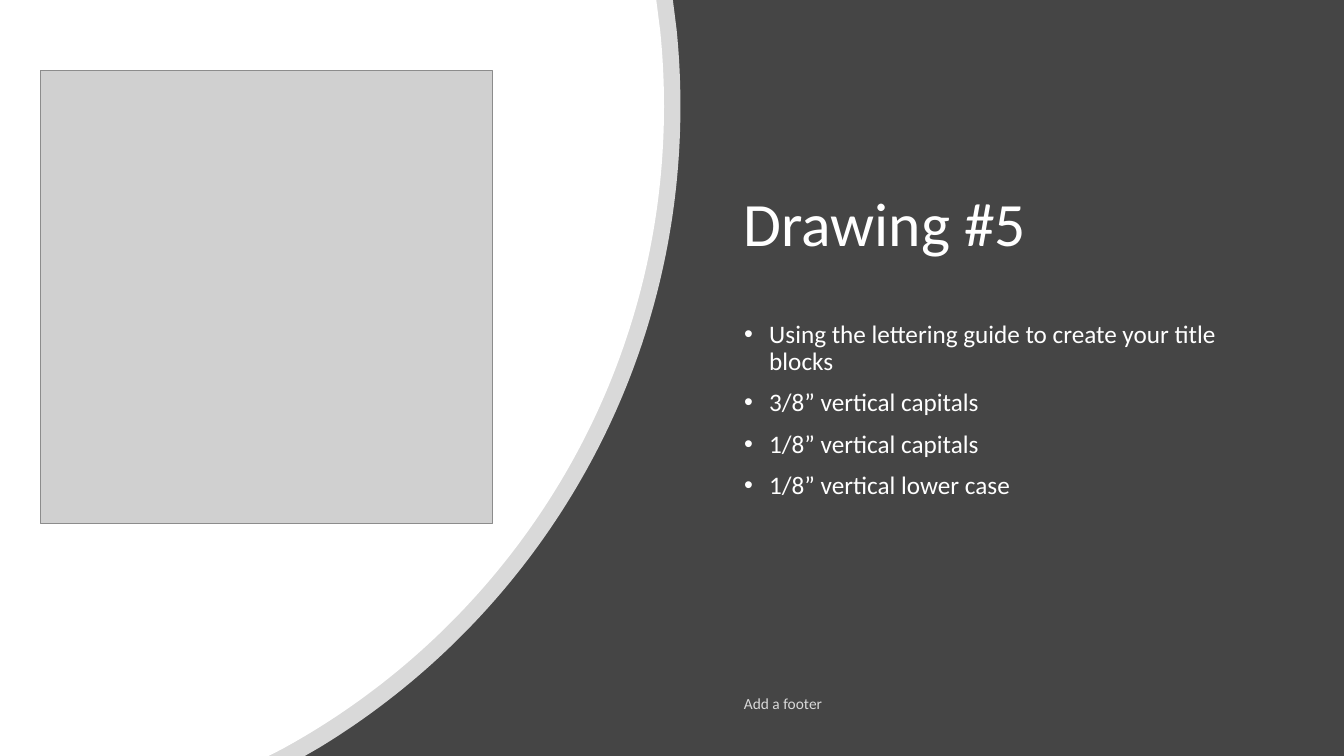
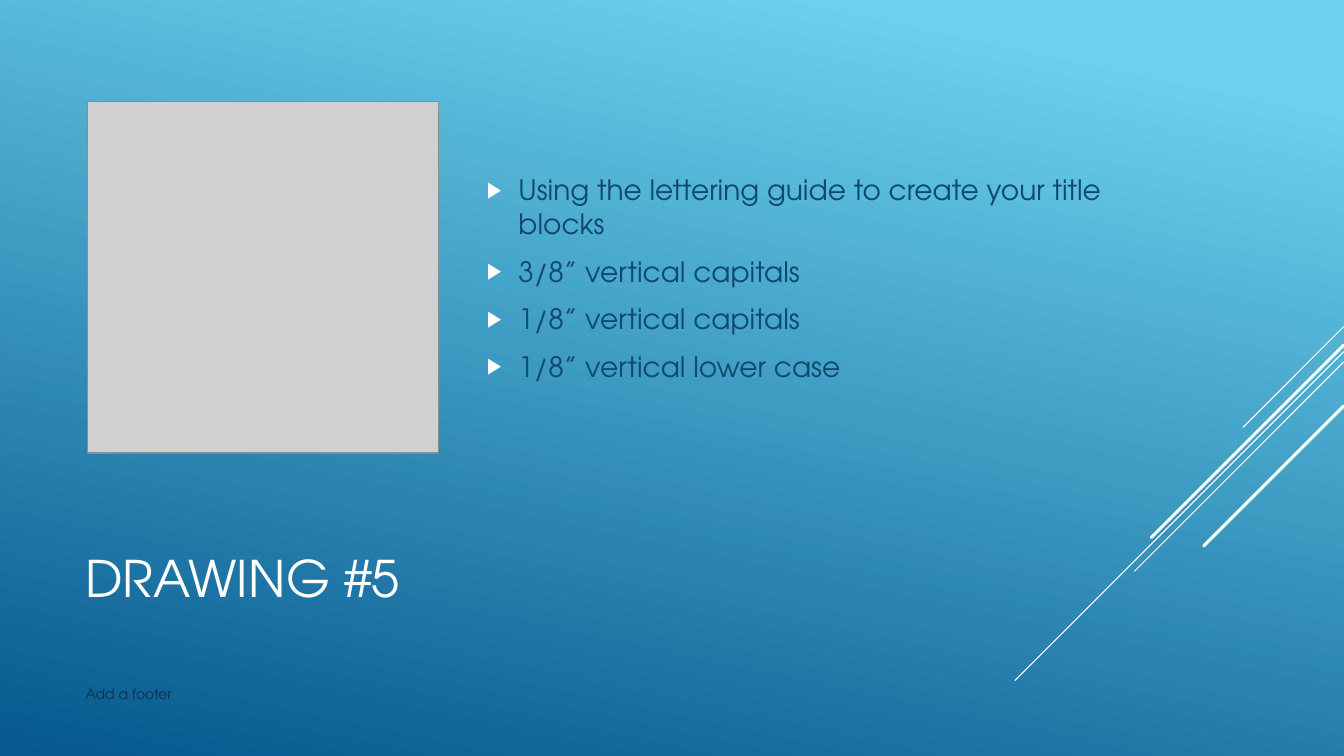
Before and after one commit to nickvertucci/Technology-Education-Curriculum, a slide deck: slide 8 of High School/Design and Drawing for Production/Unit 3 - Introduction to Lettering/Section 1 - What is Lettering/Assets/Unit 3 - Section 1 - What is Lettering.pptx. Drawn at 1344x756 pixels with LibreOffice and Linux fonts; fonts in the diff are those of the drawing; grey boxes stand for pictures. Boxes give left, top, right and bottom in pixels: in the first picture for what was removed or moved away, otherwise in the second. Text is boxed around its words. In the diff, an @@ line names an element or a change of style, - is before the commit and + after.

```diff
--- a/High School/Design and Drawing for Production/Unit 3 - Introduction to Lettering/Section 1 - What is Lettering/Assets/Unit 3 - Section 1 - What is Lettering.pptx
+++ b/High School/Design and Drawing for Production/Unit 3 - Introduction to Lettering/Section 1 - What is Lettering/Assets/Unit 3 - Section 1 - What is Lettering.pptx
@@ background #454545 to gradient #6ED2EB to #06588E @@
@@ freeform shape removed at box(0, 0, 681, 756) @@
@@ freeform shape removed at box(0, 0, 664, 756) @@
@@ text "Using the lettering guide to ...": place and size @@
-text "Using the lettering guide to ..." at box(769, 325, 1216, 495)
+text "Using the lettering guide to ..." at box(518, 179, 1101, 381)
@@ text "Using the lettering guide to ..." at box(518, 179, 1101, 381): size 18 to 20 pt, font Calibri to TeX Gyre Adventor, text colour #FFFFFF to #0F496F; bullet • to ▶; line spacing 0.9 to 1; vertical alignment top to middle @@
@@ picture: place and size @@
-picture at box(40, 71, 493, 523)
+picture at box(88, 102, 439, 453)
@@ group added at box(1015, 327, 1344, 681): 5 lines @@
@@ title at box(86, 559, 400, 598): text changed; size 44 to 36 pt; font Calibri to TeX Gyre Adventor @@
-Drawing #5
+DRAWING #5
@@ text "Add a footer": place and size @@
-text "Add a footer" at box(744, 698, 822, 709)
+text "Add a footer" at box(86, 689, 172, 699)
@@ text "Add a footer" at box(86, 689, 172, 699): size 11 to 10 pt, font Calibri to TeX Gyre Adventor, text colour #FFFFFF at 80% opacity to #0A304A; vertical alignment middle to top @@
```
Also in this commit, not shown: 22 other slides changed, 3 slides added.
